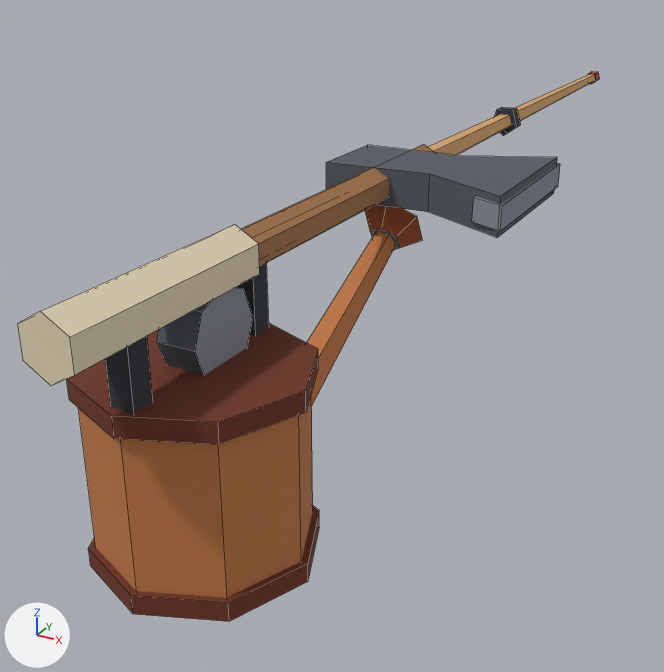
What one commit did to the Blender file raccoon/tools.blend.
Camera for both pictures: a camera (50 mm lens) standing at (0.136, -0.144, 0.079) and looking at (-0.033, 0.163, -0.074). Arrows for +X, +Y and +Z are at lower left; the lights stay in place. The first picture is the older version. Mesh edges are drawn as thin lines.

Objects in the first picture: 'prop_axe', 'prop_fishing_rod', 'prop_watering_can'.
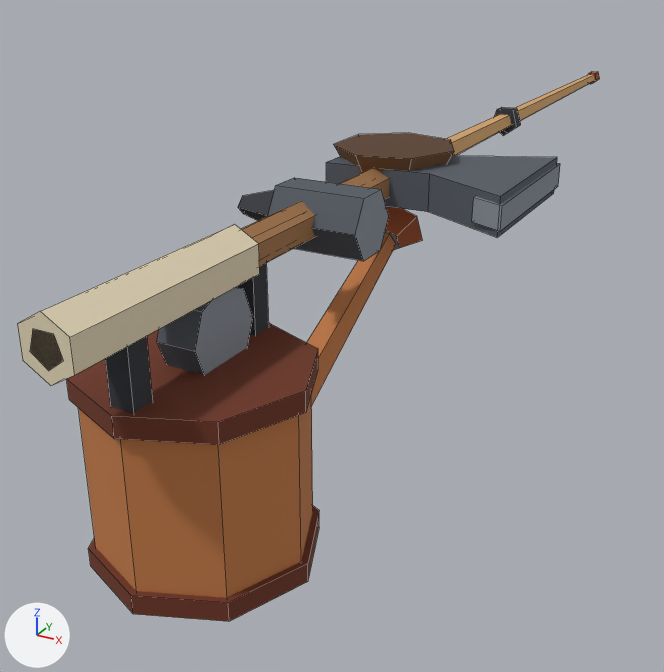
The change, as a list of edits to the scene's bpy script:
```text
Add me_prop_ladle:
    me_prop_ladle.from_pydata(...)  # 24 vertices, 16 faces; spans x -0.02..0.022, y -0.02..0.171, z -0.007..0.011
    me_prop_ladle.materials.append(mat_m_palette)  # picture img_palette_png
Add me_prop_hammer:
    me_prop_hammer.from_pydata(...)  # 32 vertices, 22 faces; spans x -0.026..0.02, y -0.012..0.103, z -0.0095..0.0095
    me_prop_hammer.materials.append(mat_m_palette)  # picture img_palette_png
Add ob_prop_ladle:
    ob_prop_ladle = bpy.data.objects.new('prop_ladle', me_prop_ladle)
    ob_prop_ladle.location = (0.0, 0.0, 0.0)
Add ob_prop_hammer:
    ob_prop_hammer = bpy.data.objects.new('prop_hammer', me_prop_hammer)
    ob_prop_hammer.location = (0.0, 0.0, 0.0)
```

Changed parts and their boxes (x1, y1, x2, y2) in the pictures (664 x 672 px):
'prop_hammer', added
    after: (238, 178, 388, 261)
'prop_ladle', added
    after: (31, 133, 454, 369)
